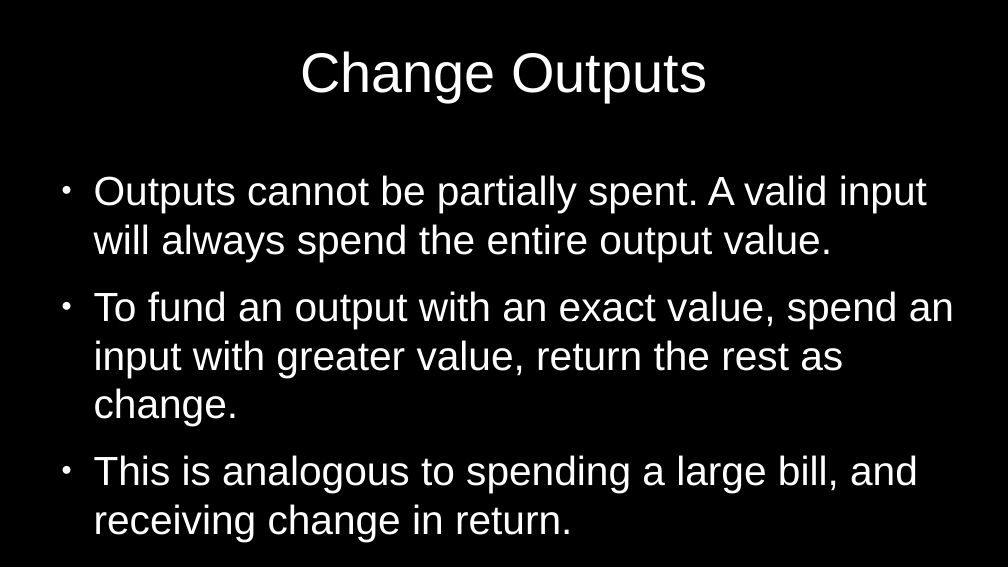
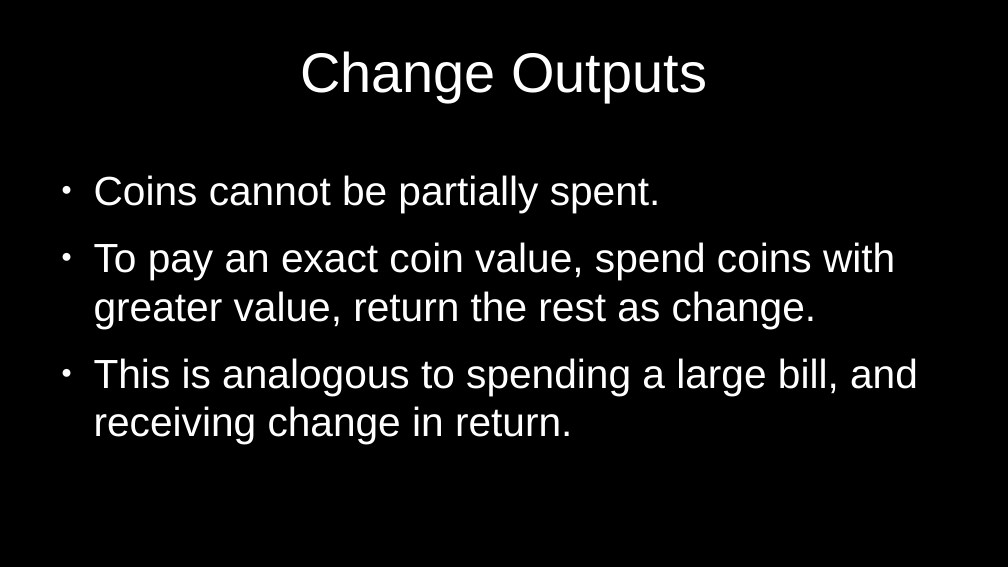
Before and after one commit to cmdruid/bitcoin-programming, a slide deck: slide 15 of slides/bitcoin-transactions.odp (slide 12 before the commit). Drawn at 1008x567 pixels with LibreOffice and Linux fonts; fonts in the diff are those of the drawing. Boxes give left, top, right and bottom in pixels: in the first picture for what was removed or moved away, otherwise in the second. Text is boxed around its words. In the diff, an @@ line names an element or a change of style, - is before the commit and + after.

```diff
--- a/slides/bitcoin-transactions.odp
+++ b/slides/bitcoin-transactions.odp
@@ text at [94,175,895,328]: text changed @@
-● Outputs cannot be partially spent. A valid input will always spend the entire output value.
-● To fund an output with an exact value, spend an input with greater value, return the rest as change.
+● Coins cannot be partially spent.
+● To pay an exact coin value, spend coins with greater value, return the rest as change.
```
Also in this commit, not shown: 14 other slides changed, 3 slides added, 3 slides removed, 8 other files.
